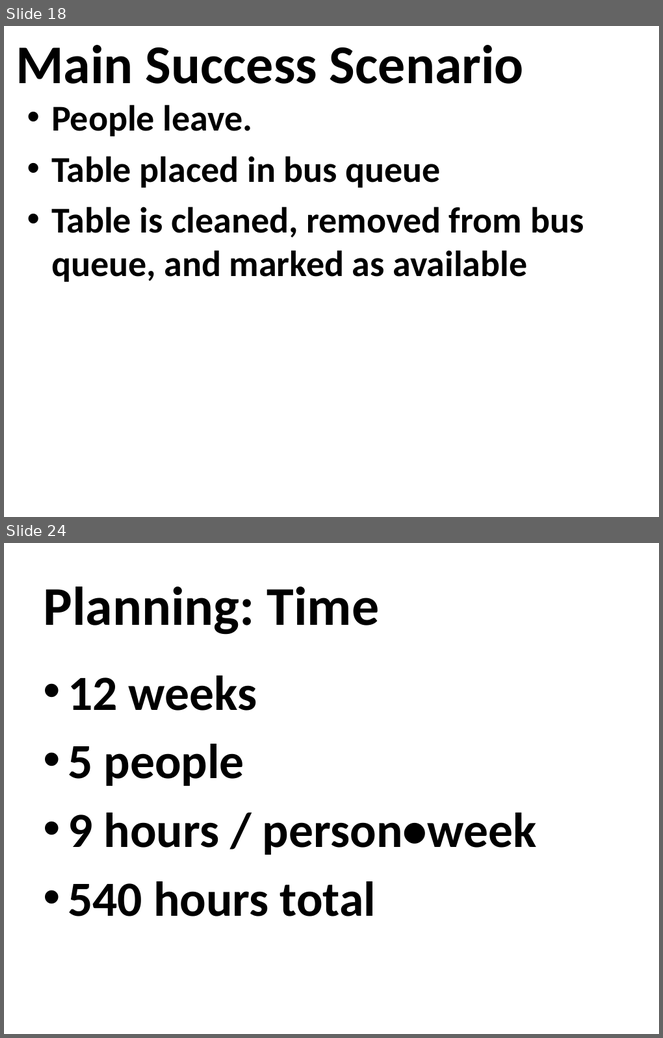
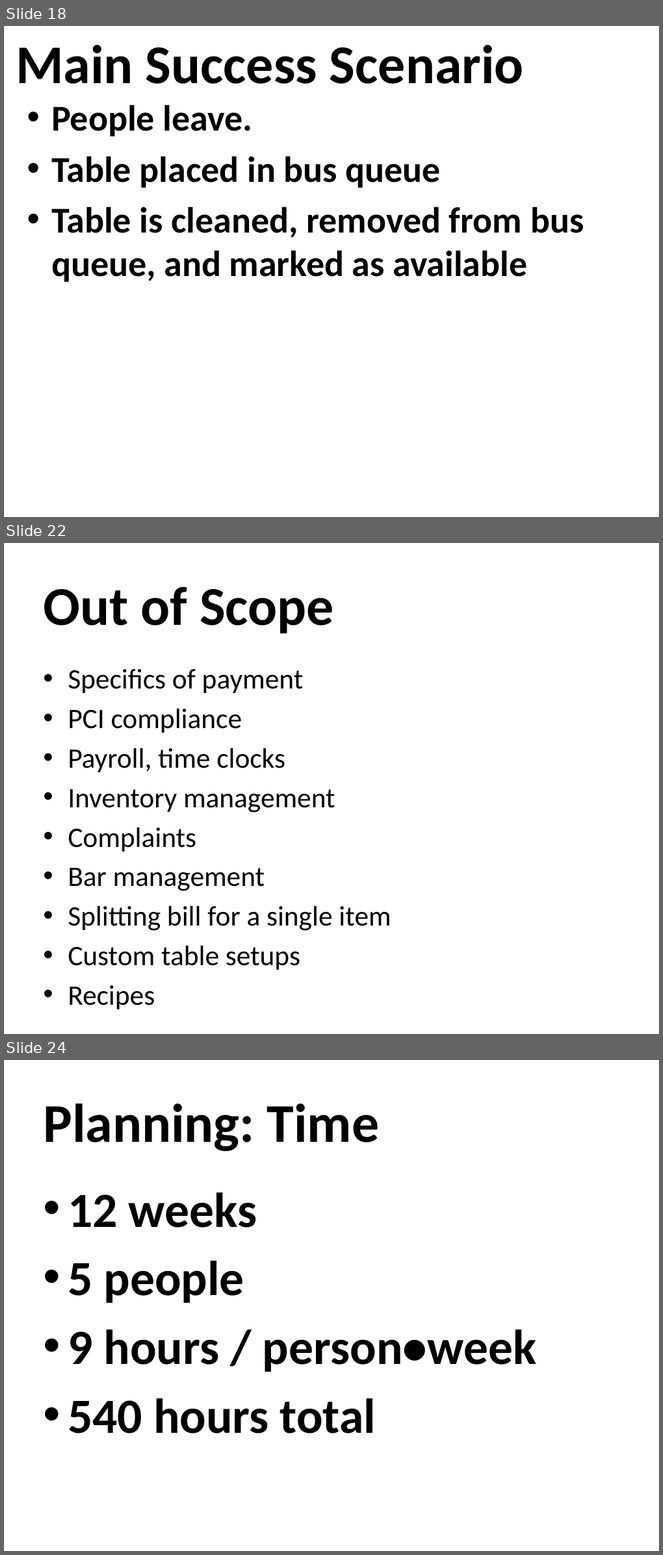
Before and after one commit to osmihi/Capstone, a slide deck: Project Documents/Group3_Presentation1_Capstone.pptx. Shown one above the other, each under a label of ours: slides 18 and 24 before the commit, slides 18, 22 and 24 after it; the slides between them are not shown. The pictures are 663x1038 and 663x1555 pixels, drawn with LibreOffice and Linux fonts; fonts in the diff are those of the drawing; background and template pictures are left out. Boxes give left, top, right and bottom in pixels: in the first picture for what was removed or moved away, otherwise in the second. Text is boxed around its words. In the diff, an @@ line names an element or a change of style, - is before the commit and + after.

```diff
--- a/Project Documents/Group3_Presentation1_Capstone.pptx
+++ b/Project Documents/Group3_Presentation1_Capstone.pptx
@@ slide 22 added at [4, 543, 659, 1034], background picture (left out) @@
@@ title added at [43, 587, 334, 634], 60 pt, text #000000, bold @@
+Out of Scope
@@ text added at [68, 669, 391, 970], 31 pt, text #000000 @@
+• Specifics of payment
+• PCI compliance
+• Payroll, time clocks
+• Inventory management
+• Complaints
+• Bar management
+• Splitting bill for a single item
+• Custom table setups
+• Recipes
```
Also in this commit, not shown: 13 slides changed, 3 other slides added, 8 slides removed.
